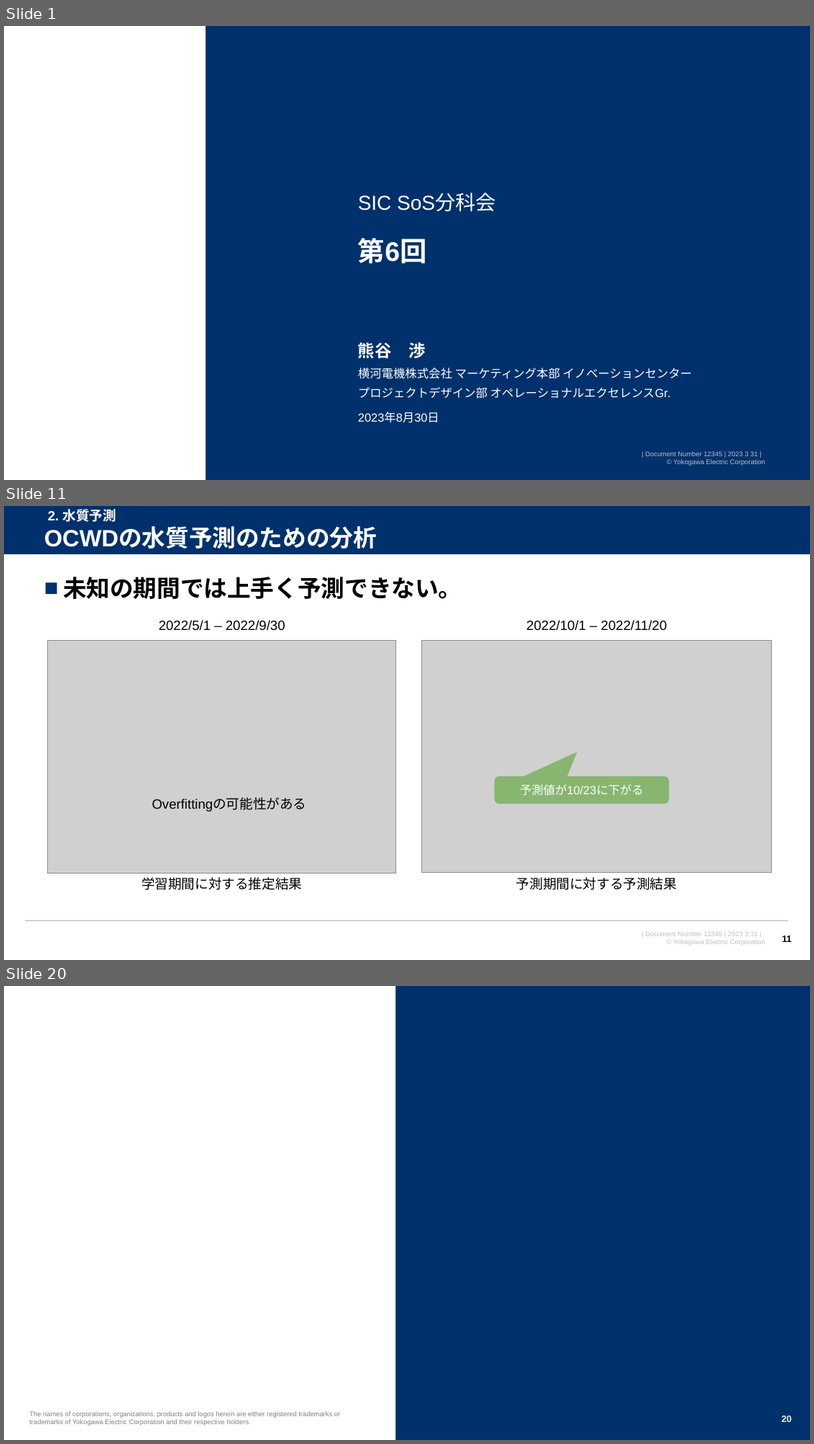
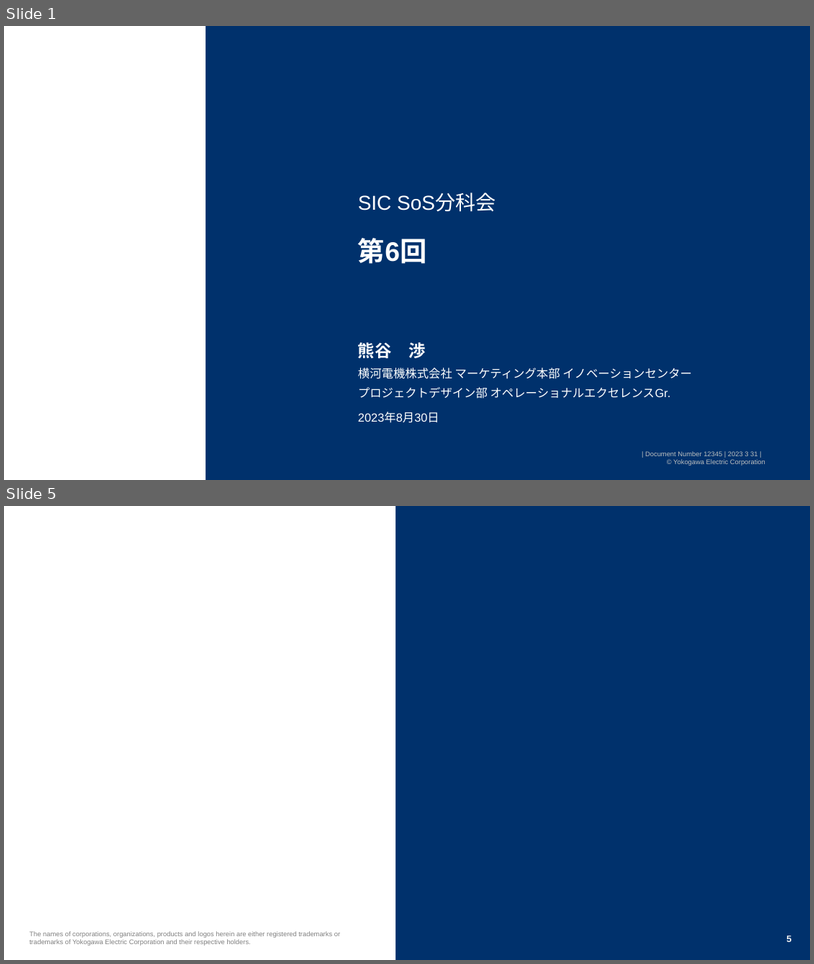
Before and after one commit to watarukumagai-git/opt, a slide deck: SoS/230830_SoS分科会6回_kuma_rev.0.pptx. Shown one above the other, each under a label of ours: slides 1, 11 and 20 before the commit, slides 1 and 5 after it; the slides between them are not shown. The pictures are 814x1444 and 814x964 pixels, drawn with LibreOffice and Linux fonts; fonts in the diff are those of the drawing; grey boxes stand for pictures; background and template pictures are left out. Boxes give left, top, right and bottom in pixels: in the first picture for what was removed or moved away, otherwise in the second. Text is boxed around its words. In the diff, an @@ line names an element or a change of style, - is before the commit and + after.

```diff
--- a/SoS/230830_SoS分科会6回_kuma_rev.0.pptx
+++ b/SoS/230830_SoS分科会6回_kuma_rev.0.pptx
@@ slide 11 removed at <box>4,506,810,960</box>, background #FFFFFF; not listed: 1 template element that a slide beside it also shows @@
@@ rectangle removed at <box>4,506,810,555</box> @@
@@ text removed at <box>48,509,116,522</box> @@
-2. 水質予測
@@ title removed at <box>44,528,377,548</box> @@
-OCWDの水質予測のための分析
@@ line removed from (4, 555) to (810, 555) @@
@@ text removed at <box>63,577,463,599</box> @@
-■ 未知の期間では上手く予測できない。
@@ text removed at <box>159,620,286,631</box> @@
-2022/5/1 – 2022/9/30
@@ text removed at <box>527,620,667,631</box> @@
-2022/10/1 – 2022/11/20
@@ picture removed at <box>47,641,396,872</box> @@
@@ picture removed at <box>422,641,772,872</box> @@
@@ rounded speech box removed at <box>494,777,669,803</box> @@
-予測値が10/23に下がる
@@ text removed at <box>152,798,307,811</box> @@
-Overfittingの可能性がある
@@ text removed at <box>142,877,302,890</box> @@
-学習期間に対する推定結果
@@ text removed at <box>517,877,677,890</box> @@
-予測期間に対する予測結果
@@ line removed from (25, 921) to (790, 921) @@
@@ page number removed at <box>782,935,792,942</box> @@
-11
@@ what was slide 20 is now slide 5 @@
@@ page number at <box>787,935,792,942</box>: text changed @@
-20
+5
```
Also in this commit, not shown: 4 slides changed, 2 slides added, 17 other slides removed.
